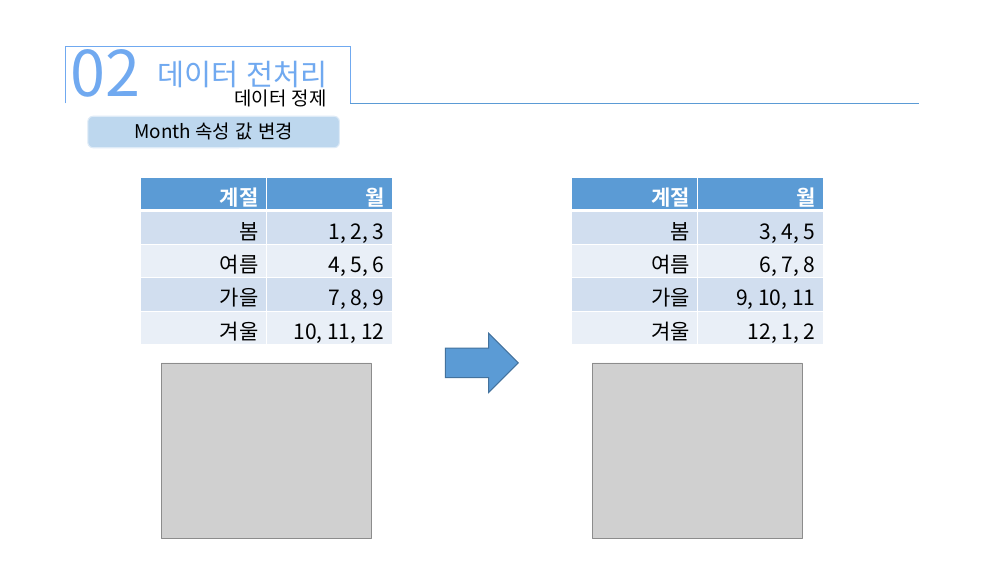
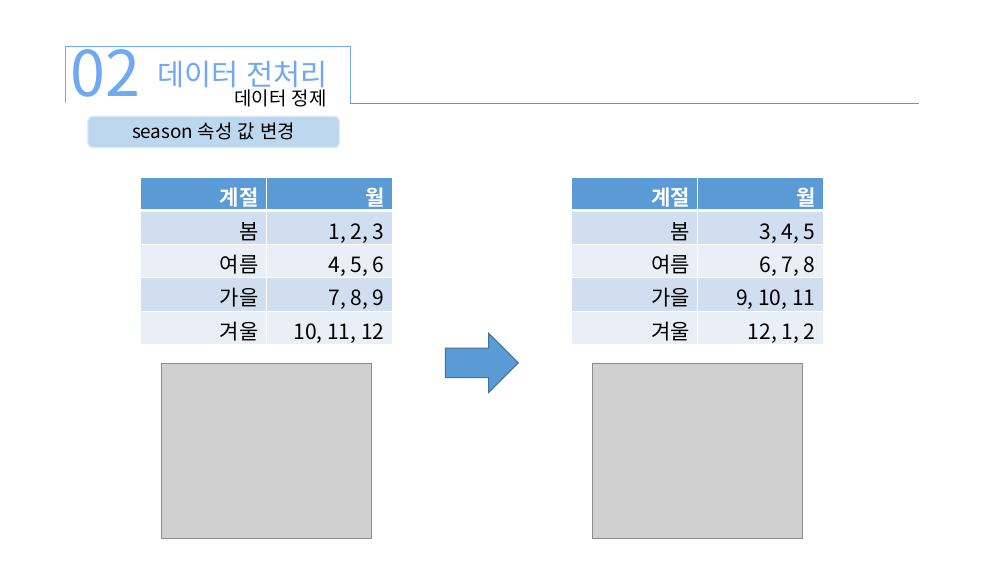
Before and after one commit to xddongx/flexink, a slide deck: slide 8 of bike sharing/bike_KDH.pptx. Drawn at 1008x567 pixels with LibreOffice and Linux fonts; fonts in the diff are those of the drawing; grey boxes stand for pictures. Boxes give left, top, right and bottom in pixels: in the first picture for what was removed or moved away, otherwise in the second. Text is boxed around its words. In the diff, an @@ line names an element or a change of style, - is before the commit and + after.

```diff
--- a/bike sharing/bike_KDH.pptx
+++ b/bike sharing/bike_KDH.pptx
@@ text at (x1=132, y1=122, x2=295, y2=140): text changed @@
-Month 속성 값 변경
+season 속성 값 변경
```
Also in this commit, not shown: 8 other files.
